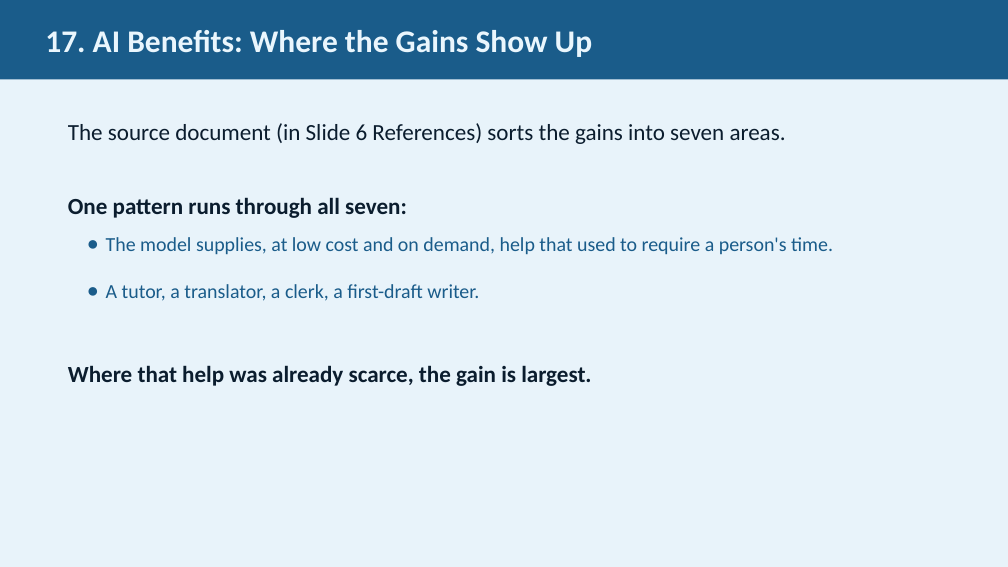
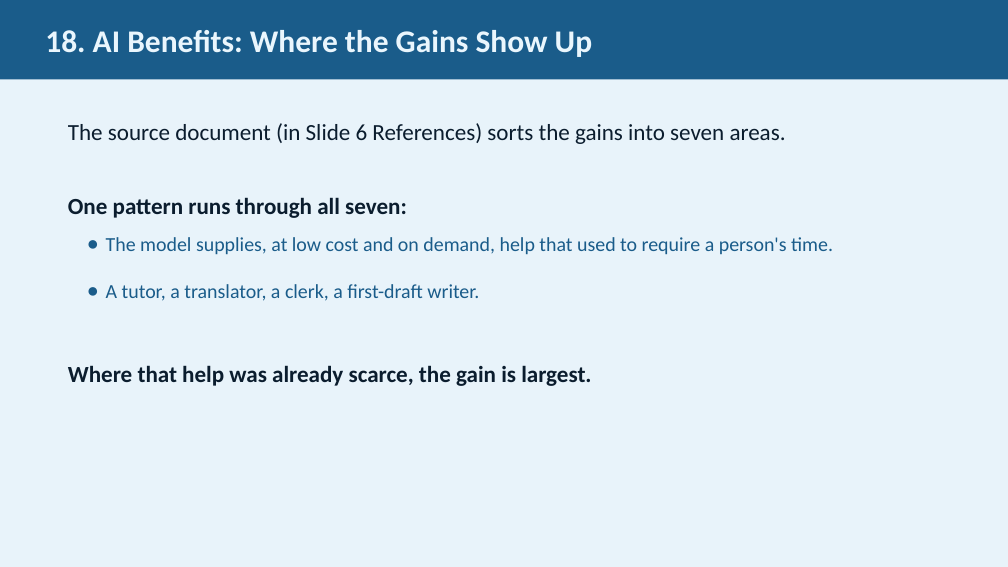
Before and after one commit to JimFawcett/NewSite, a slide deck: slide 18 of AI Presentation 2026/AI_Presentation.pptx (slide 17 before the commit). Drawn at 1008x567 pixels with LibreOffice and Linux fonts; fonts in the diff are those of the drawing. Boxes give left, top, right and bottom in pixels: in the first picture for what was removed or moved away, otherwise in the second. Text is boxed around its words. In the diff, an @@ line names an element or a change of style, - is before the commit and + after.

```diff
--- a/AI Presentation 2026/AI_Presentation.pptx
+++ b/AI Presentation 2026/AI_Presentation.pptx
@@ text in rectangle at bbox=[45, 30, 592, 57]: text changed @@
-17. AI Benefits: Where the Gains Show Up
+18. AI Benefits: Where the Gains Show Up
```
Also in this commit, not shown: 14 other slides changed, 1 slide added.
